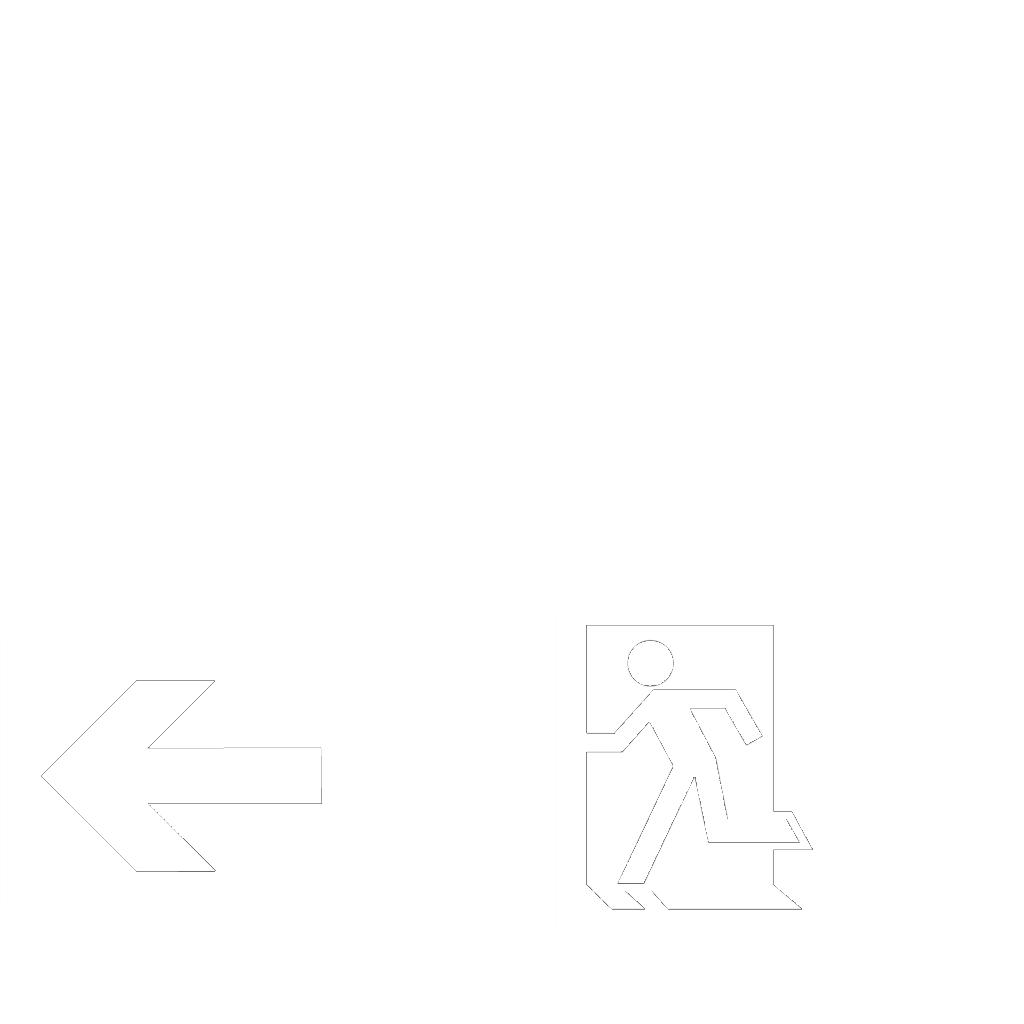
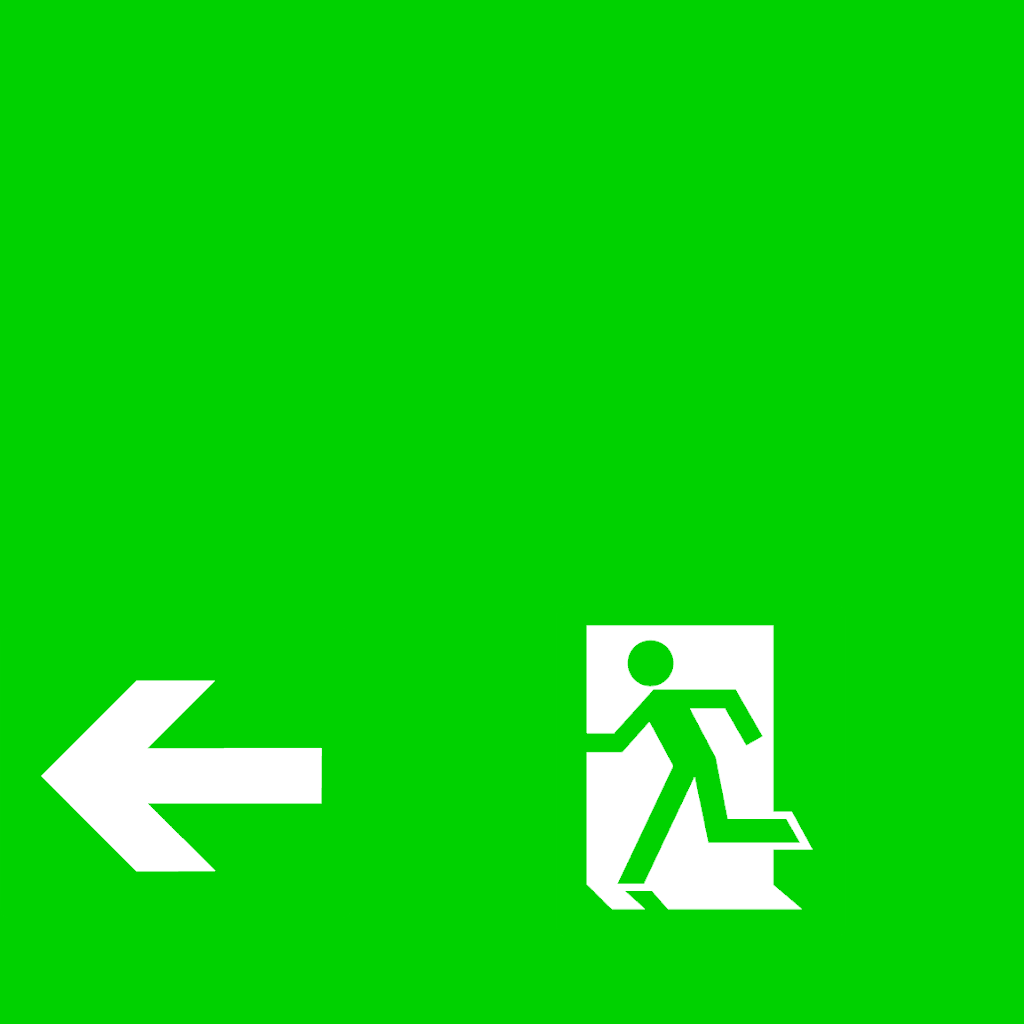
Layered file, before and after one edit (1024px x 1024px). Changes by layer:
showed "Background", moved it above "Green", painted on it over [0, 0, 1024, 1024]
renamed "Pasted Layer" to "Green", painted on it over [0, 0, 1024, 1024]
